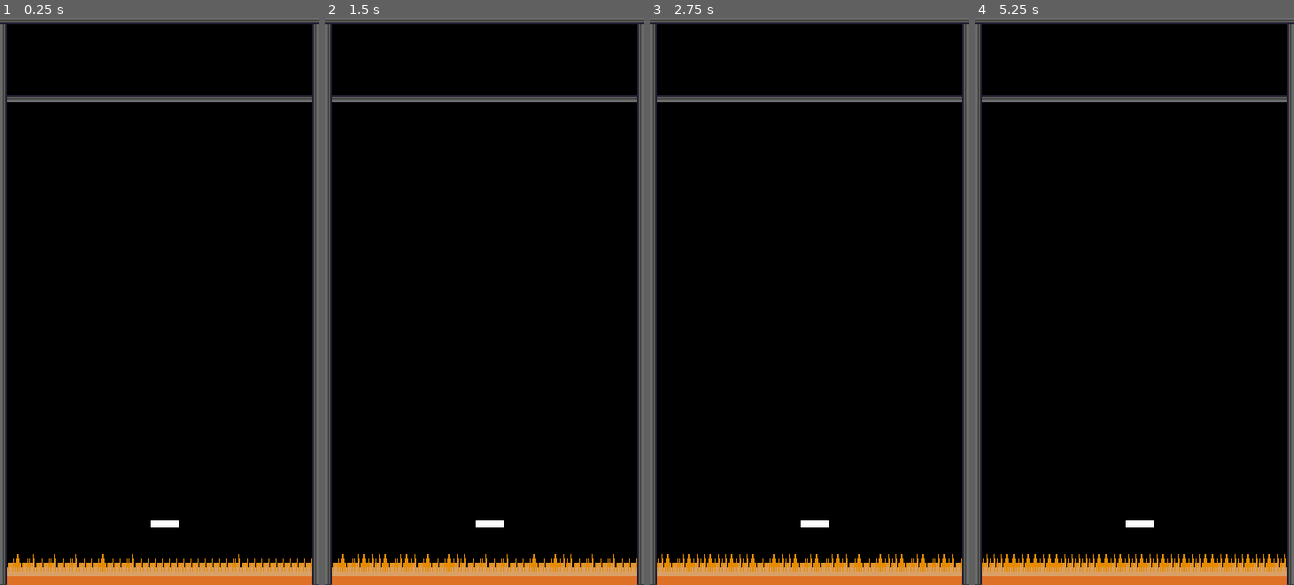
Above: before the commit, frames 1-4 (left to right).
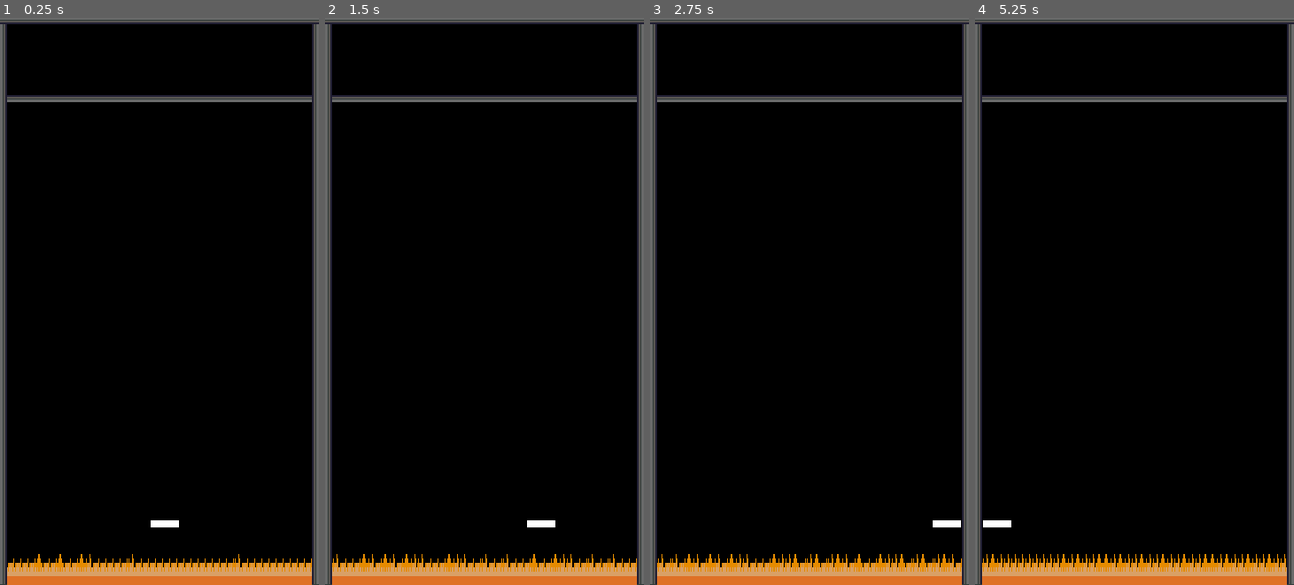
Above: after the commit, the same moments.

Repository: cfultz/20GamesChallengeBreakout
Game: Godot game, scene res://scenes/main.tscn
The game is run twice, just before and just after one commit, with the same random seed, the same clock (stepped at 60 frames per second) and the same inputs.
Inputs:
- Up to frame 1 (0.25 s): no input
- Up to frame 2 (1.5 s): tap Enter at 0.5 s; hold D (right, bound only after the commit) 0.53-1.28 s; tap Space at 1.25 s; hold A (left, bound only after the commit) from 1.28 s (still down)
- Up to frame 3 (2.75 s): tap Enter at 2 s; release A (left, bound only after the commit) at 2.03 s; hold D (right, bound only after the commit) from 2.03 s (still down)
- Up to frame 4 (5.25 s): tap Space at 2.75, 4.25 s; tap Enter at 3.5 s; release D (right, bound only after the commit) at 3.53 s; hold A (left, bound only after the commit) from 3.53 s (still down)

The runs differ from the first frame. In frame 1, 0.2% of the frame differs, in the area x 4-34%, y 94-98%; in frame 2, 0.4%; in frame 3, 0.3%; in frame 4, 0.5%, in the area x 2-57%, y 88-98%.

Commit message:
Working paddle

Diff:
--- a/project.godot
+++ b/project.godot
@@ -28,6 +28,21 @@
 
 project/assembly_name="BreakOut! Floor is Lava"
 
+[input]
+
+left={
+"deadzone": 0.5,
+"events": [Object(InputEventKey,"resource_local_to_scene":false,"resource_name":"","device":-1,"window_id":0,"alt_pressed":false,"shift_pressed":false,"ctrl_pressed":false,"meta_pressed":false,"pressed":false,"keycode":0,"physical_keycode":65,"key_label":0,"unicode":97,"echo":false,"script":null)
+, Object(InputEventKey,"resource_local_to_scene":false,"resource_name":"","device":-1,"window_id":0,"alt_pressed":false,"shift_pressed":false,"ctrl_pressed":false,"meta_pressed":false,"pressed":false,"keycode":0,"physical_keycode":4194319,"key_label":0,"unicode":0,"echo":false,"script":null)
+]
+}
+right={
+"deadzone": 0.5,
+"events": [Object(InputEventKey,"resource_local_to_scene":false,"resource_name":"","device":-1,"window_id":0,"alt_pressed":false,"shift_pressed":false,"ctrl_pressed":false,"meta_pressed":false,"pressed":false,"keycode":0,"physical_keycode":68,"key_label":0,"unicode":100,"echo":false,"script":null)
+, Object(InputEventKey,"resource_local_to_scene":false,"resource_name":"","device":-1,"window_id":0,"alt_pressed":false,"shift_pressed":false,"ctrl_pressed":false,"meta_pressed":false,"pressed":false,"keycode":0,"physical_keycode":4194321,"key_label":0,"unicode":0,"echo":false,"script":null)
+]
+}
+
 [rendering]
 
 textures/canvas_textures/default_texture_filter=0
--- a/scenes/floor.tscn
+++ b/scenes/floor.tscn
@@ -72,91 +72,91 @@
 position = Vector2(0, -4)
 sprite_frames = SubResource("SpriteFrames_sj8aw")
 autoplay = "default"
-frame_progress = 0.46838
+frame_progress = 0.69693
 
 [node name="AnimatedSprite2D2" type="AnimatedSprite2D" parent="Floor Animation"]
 position = Vector2(8, -4)
 sprite_frames = SubResource("SpriteFrames_s27xs")
 autoplay = "default"
-frame_progress = 0.336861
+frame_progress = 0.565411
 
 [node name="AnimatedSprite2D3" type="AnimatedSprite2D" parent="Floor Animation"]
 position = Vector2(16, -4)
 sprite_frames = SubResource("SpriteFrames_tetf4")
 autoplay = "default"
-frame_progress = 0.932542
+frame_progress = 0.161092
 
 [node name="AnimatedSprite2D4" type="AnimatedSprite2D" parent="Floor Animation"]
 position = Vector2(24, -4)
 sprite_frames = SubResource("SpriteFrames_sj8aw")
 autoplay = "default"
-frame_progress = 0.168937
+frame_progress = 0.397487
 
 [node name="AnimatedSprite2D5" type="AnimatedSprite2D" parent="Floor Animation"]
 position = Vector2(32, -4)
 sprite_frames = SubResource("SpriteFrames_s27xs")
 autoplay = "default"
-frame_progress = 0.947735
+frame_progress = 0.176284
 
 [node name="AnimatedSprite2D6" type="AnimatedSprite2D" parent="Floor Animation"]
 position = Vector2(40, -4)
 sprite_frames = SubResource("SpriteFrames_tetf4")
 autoplay = "default"
-frame_progress = 0.648661
+frame_progress = 0.877211
 
 [node name="AnimatedSprite2D7" type="AnimatedSprite2D" parent="Floor Animation"]
 position = Vector2(48, -4)
 sprite_frames = SubResource("SpriteFrames_sj8aw")
 autoplay = "default"
-frame_progress = 0.517813
+frame_progress = 0.746363
 
 [node name="AnimatedSprite2D8" type="AnimatedSprite2D" parent="Floor Animation"]
 position = Vector2(56, -4)
 sprite_frames = SubResource("SpriteFrames_s27xs")
 autoplay = "default"
-frame_progress = 0.961965
+frame_progress = 0.190515
 
 [node name="AnimatedSprite2D9" type="AnimatedSprite2D" parent="Floor Animation"]
 position = Vector2(64, -4)
 sprite_frames = SubResource("SpriteFrames_tetf4")
 autoplay = "default"
-frame_progress = 0.712435
+frame_progress = 0.940985
 
 [node name="AnimatedSprite2D10" type="AnimatedSprite2D" parent="Floor Animation"]
 position = Vector2(72, -4)
 sprite_frames = SubResource("SpriteFrames_sj8aw")
 autoplay = "default"
-frame_progress = 0.406257
+frame_progress = 0.634807
 
 [node name="AnimatedSprite2D11" type="AnimatedSprite2D" parent="Floor Animation"]
 position = Vector2(80, -4)
 sprite_frames = SubResource("SpriteFrames_s27xs")
 autoplay = "default"
-frame_progress = 0.889894
+frame_progress = 0.118444
 
 [node name="AnimatedSprite2D12" type="AnimatedSprite2D" parent="Floor Animation"]
 position = Vector2(88, -4)
 sprite_frames = SubResource("SpriteFrames_tetf4")
 autoplay = "default"
-frame_progress = 0.655782
+frame_progress = 0.884331
 
 [node name="AnimatedSprite2D13" type="AnimatedSprite2D" parent="Floor Animation"]
 position = Vector2(96, -4)
 sprite_frames = SubResource("SpriteFrames_sj8aw")
 autoplay = "default"
-frame_progress = 0.617623
+frame_progress = 0.846173
 
 [node name="AnimatedSprite2D14" type="AnimatedSprite2D" parent="Floor Animation"]
 position = Vector2(104, -4)
 sprite_frames = SubResource("SpriteFrames_s27xs")
 autoplay = "default"
-frame_progress = 0.368605
+frame_progress = 0.597155
 
 [node name="AnimatedSprite2D15" type="AnimatedSprite2D" parent="Floor Animation"]
 position = Vector2(112, -4)
 sprite_frames = SubResource("SpriteFrames_tetf4")
 autoplay = "default"
-frame_progress = 0.988089
+frame_progress = 0.216639
 
 [node name="AnimatedSprite2D16" type="AnimatedSprite2D" parent="Floor Animation"]
 position = Vector2(120, -4)
--- a/scripts/paddle.gd
+++ b/scripts/paddle.gd
@@ -1,11 +1,12 @@
 extends RigidBody2D
 
+@export var speed = 500
 
-# Called when the node enters the scene tree for the first time.
-func _ready():
-	pass # Replace with function body.
+func _physics_process(delta):
+	var movement = Vector2.ZERO
+	if Input.is_action_pressed("left"):
+		movement = Vector2.LEFT
+	elif Input.is_action_pressed("right"):
+		movement = Vector2.RIGHT
 
-
-# Called every frame. 'delta' is the elapsed time since the previous frame.
-func _process(delta):
-	pass
+	linear_velocity = movement * speed
